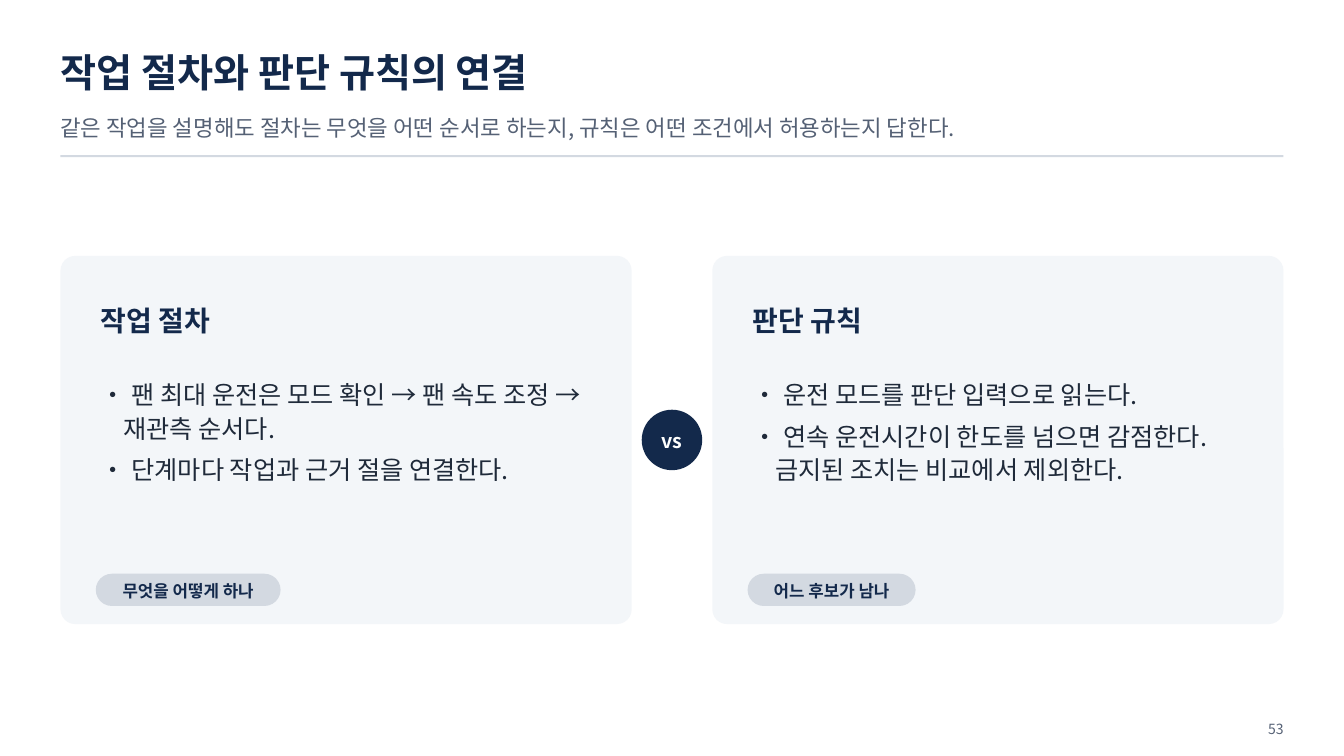
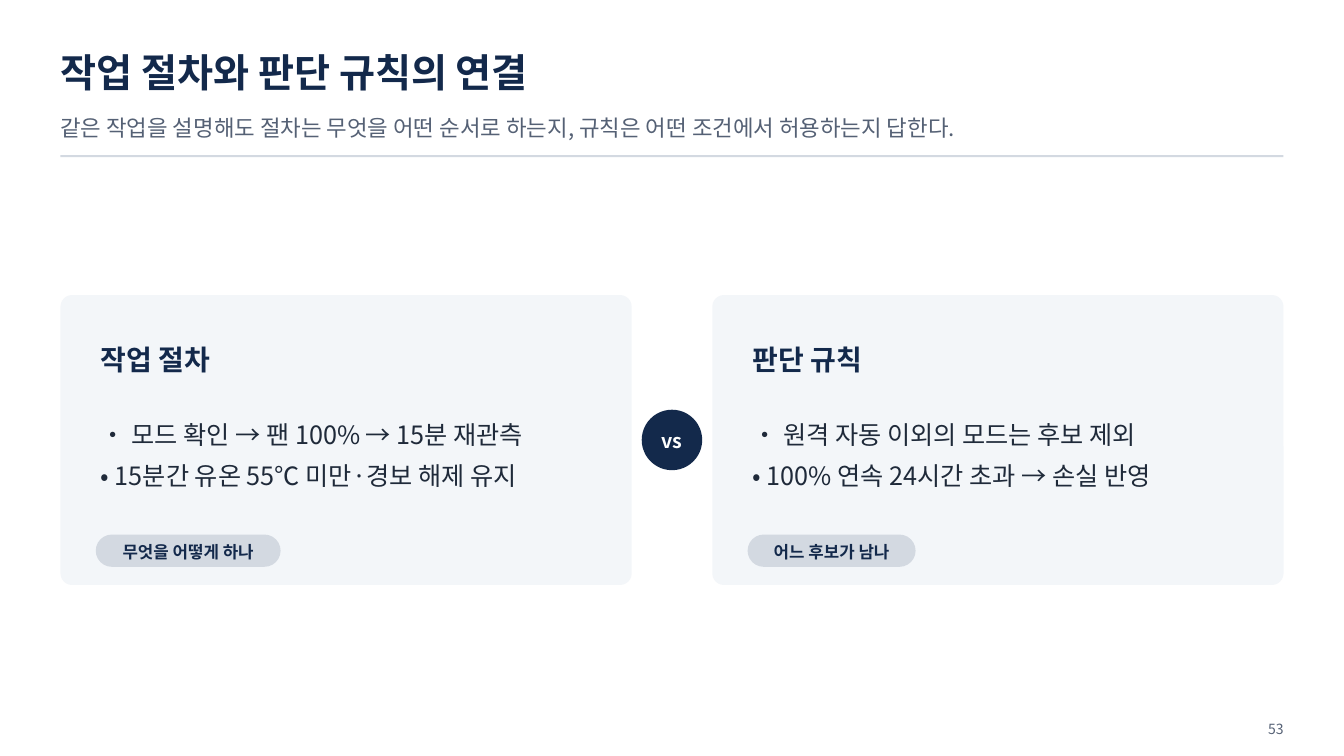
Before and after one commit to uengine-oss/hyd-iot-edu, a slide deck: slide 53 of workspace/강의제작/산출물/통합반/이론/04회차/통합반_04일차.pptx. Drawn at 1344x756 pixels with LibreOffice and Linux fonts; fonts in the diff are those of the drawing. Boxes give left, top, right and bottom in pixels: in the first picture for what was removed or moved away, otherwise in the second. Text is boxed around its words. In the diff, an @@ line names an element or a change of style, - is before the commit and + after.

Commit message:
통합반 4회차 47~55장 준비 순서·근거 절·작업 승인을 실제 렌더와 낭독으로 검증한다

```diff
--- a/workspace/강의제작/산출물/통합반/이론/04회차/통합반_04일차.pptx
+++ b/workspace/강의제작/산출물/통합반/이론/04회차/통합반_04일차.pptx
@@ rounded rectangle: place and size @@
-rounded rectangle at (60, 256, 632, 624)
+rounded rectangle at (60, 295, 632, 586)
@@ rounded rectangle: place and size @@
-rounded rectangle at (713, 256, 1285, 624)
+rounded rectangle at (713, 295, 1285, 586)
@@ text "작업 절차": place and size @@
-text "작업 절차" at (101, 307, 211, 334)
+text "작업 절차" at (101, 346, 211, 373)
@@ text "판단 규칙": place and size @@
-text "판단 규칙" at (752, 307, 862, 334)
+text "판단 규칙" at (752, 346, 862, 373)
@@ text at (115, 423, 524, 487): text changed @@
-• 팬 최대 운전은 모드 확인 → 팬 속도 조정 → 재관측 순서다.
-• 단계마다 작업과 근거 절을 연결한다.
+• 모드 확인 → 팬 100% → 15분 재관측
+• 15분간 유온 55℃ 미만·경보 해제 유지
@@ text at (767, 423, 1150, 487): text changed @@
-• 운전 모드를 판단 입력으로 읽는다.
-• 연속 운전시간이 한도를 넘으면 감점한다. 금지된 조치는 비교에서 제외한다.
+• 원격 자동 이외의 모드는 후보 제외
+• 100% 연속 24시간 초과 → 손실 반영
@@ 2 texts, 2 rounded rectangles: place and size @@
-2 texts, 2 rounded rectangles at (96, 574, 917, 606)
+2 texts, 2 rounded rectangles at (96, 534, 917, 567)
```
Also in this commit, not shown: 8 other slides changed, 25 other files.
